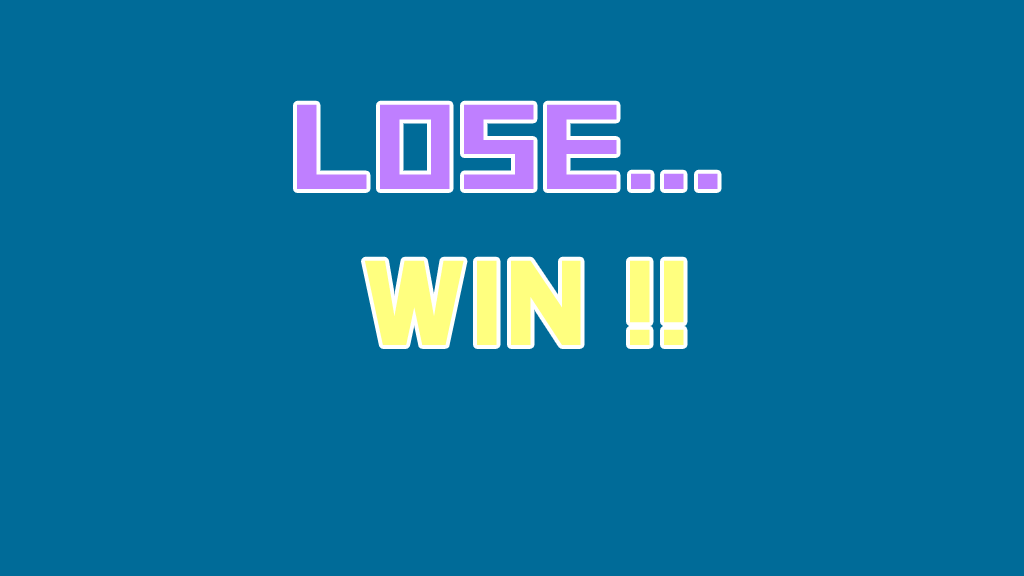
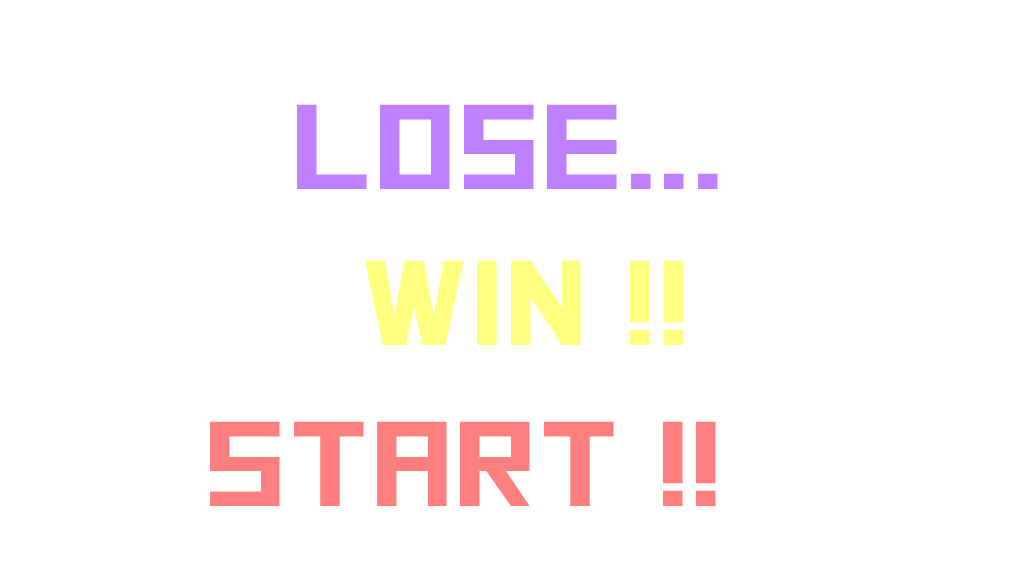
Layered file, before and after one edit (1024 x 576). Changes by layer:
added layer "START !!" above "レイヤー 2" over [210, 421, 716, 506]
hid "レイヤー 1" over [0, 0, 1024, 576]
